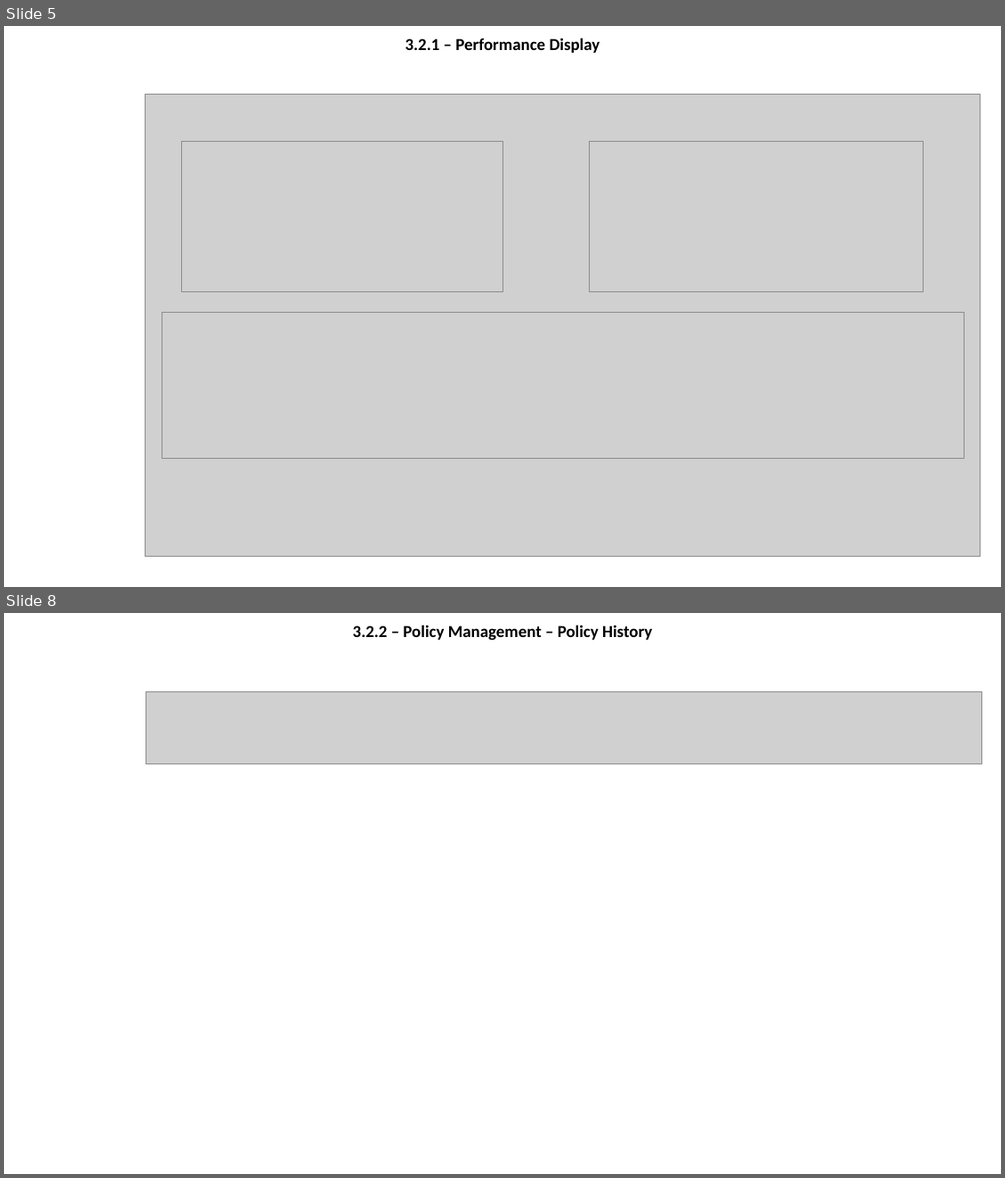
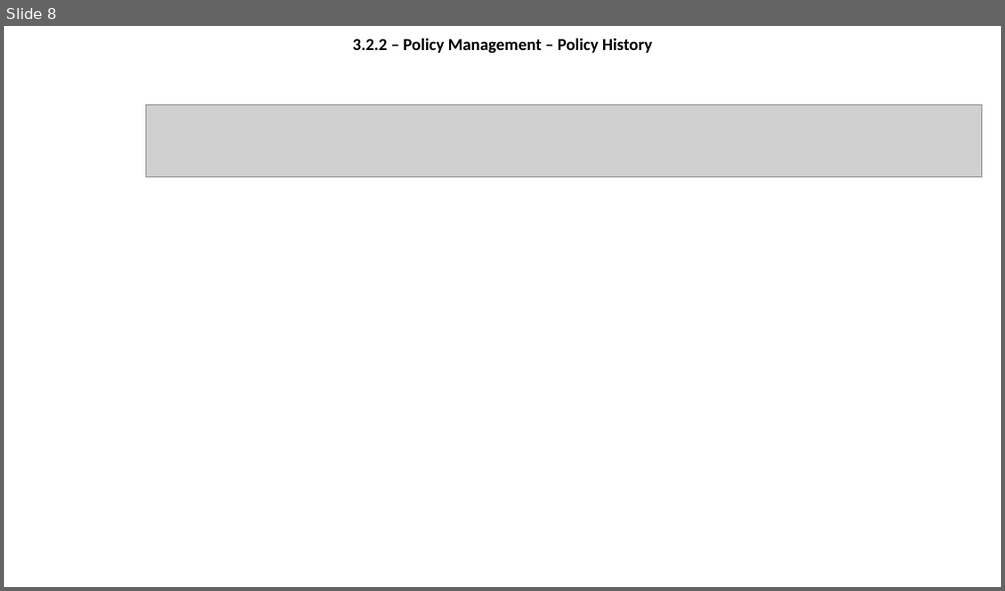
Before and after one commit to olegtaranenko/icap-management-ui-1, a slide deck: design/wireframe.pptx. Shown one above the other, each under a label of ours: slides 5 and 8 before the commit, slide 8 after it; the slides between them are not shown. The pictures are 1005x1178 and 1005x591 pixels, drawn with LibreOffice and Linux fonts; fonts in the diff are those of the drawing; grey boxes stand for pictures; background and template pictures are left out. Boxes give left, top, right and bottom in pixels: in the first picture for what was removed or moved away, otherwise in the second. Text is boxed around its words. In the diff, an @@ line names an element or a change of style, - is before the commit and + after.

```diff
--- a/design/wireframe.pptx
+++ b/design/wireframe.pptx
@@ slide 5 removed at (4, 26, 1001, 587), background picture (left out) @@
@@ title removed at (405, 38, 600, 53) @@
-3.2.1 – Performance Display
@@ picture removed at (145, 94, 979, 556) @@
@@ picture removed at (181, 141, 502, 291) @@
@@ picture removed at (590, 141, 922, 291) @@
@@ picture removed at (162, 312, 964, 459) @@
```
Also in this commit, not shown: 6 slides changed, 1 slide added.
